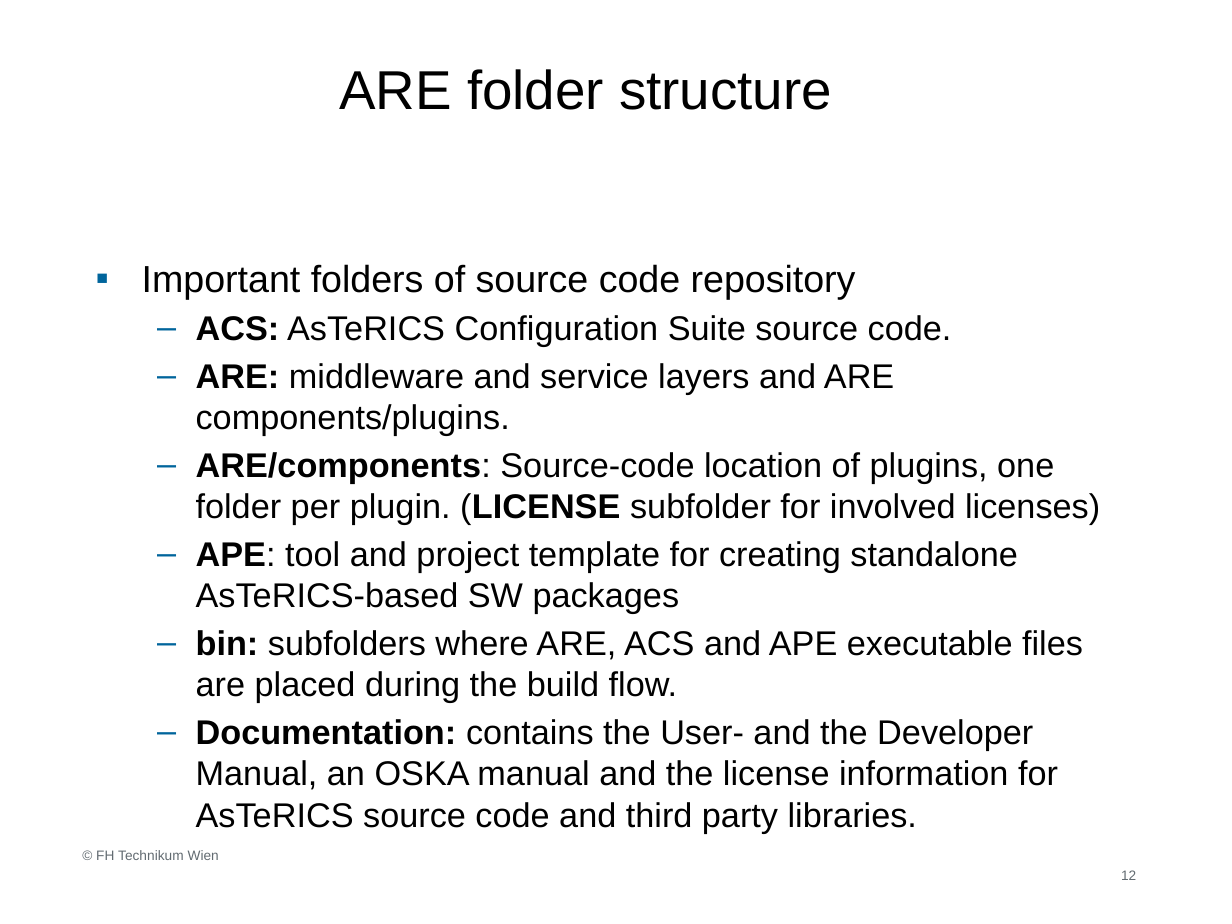
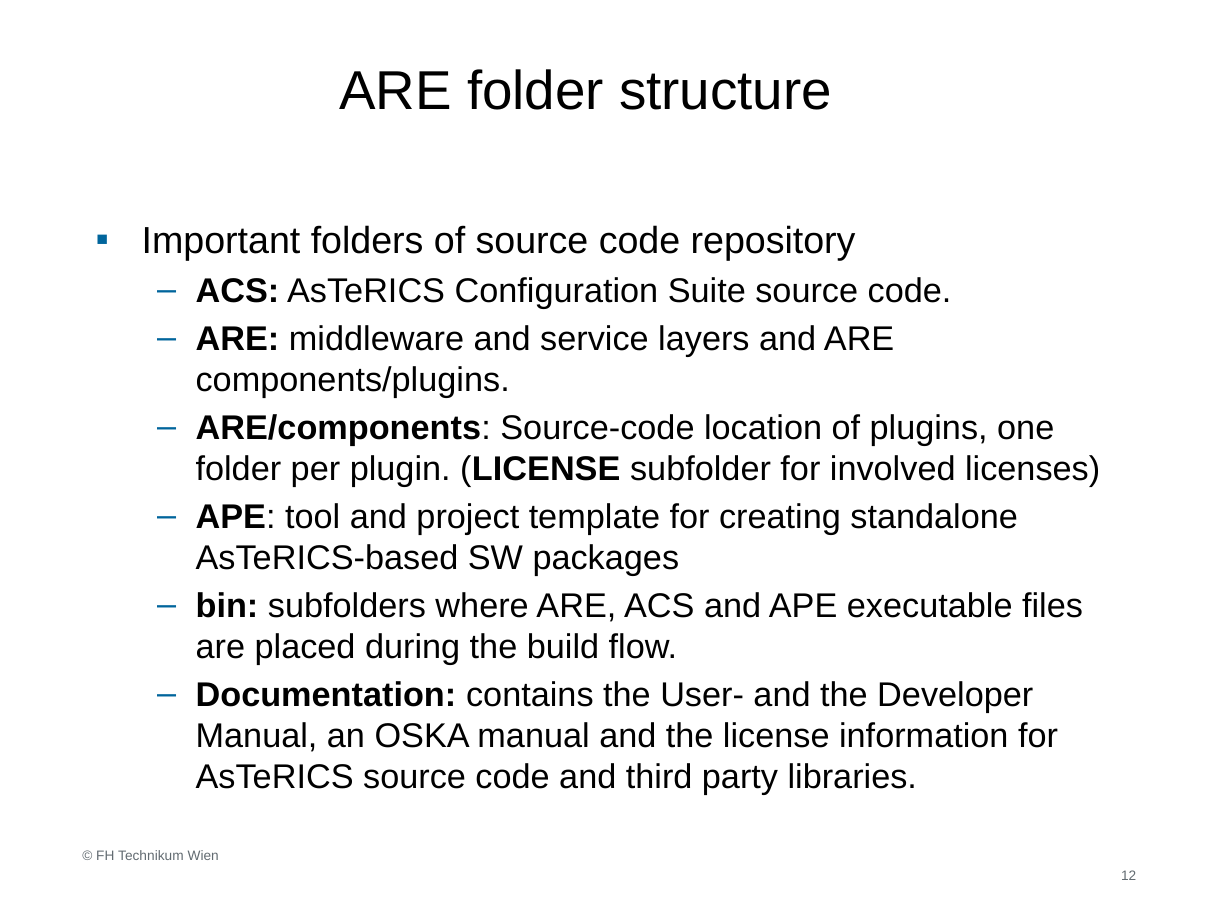
Before and after one commit to asterics/AsTeRICS, a slide deck: slide 12 of Documentation/AsTeRICS Plugin Development.pptx. Drawn at 1232x924 pixels with LibreOffice and Linux fonts; fonts in the diff are those of the drawing; background and template pictures are left out. Boxes give left, top, right and bottom in pixels: in the first picture for what was removed or moved away, otherwise in the second. Text is boxed around its words. In the diff, an @@ line names an element or a change of style, - is before the commit and + after.

Commit message:
updated slides for Plugin development for Asterics 3.0
[x] Use ant run-debugs instead of start_debug.bat to start ARE.
[x] added slide for ResourceRegistry

```diff
--- a/Documentation/AsTeRICS Plugin Development.pptx
+++ b/Documentation/AsTeRICS Plugin Development.pptx
@@ text "Important folders of source code ..." moved from (x1=142, y1=264, x2=1100, y2=828) to (x1=142, y1=225, x2=1100, y2=789) @@
```
Also in this commit, not shown: 9 other slides changed, 1 slide added, 1 other file.
